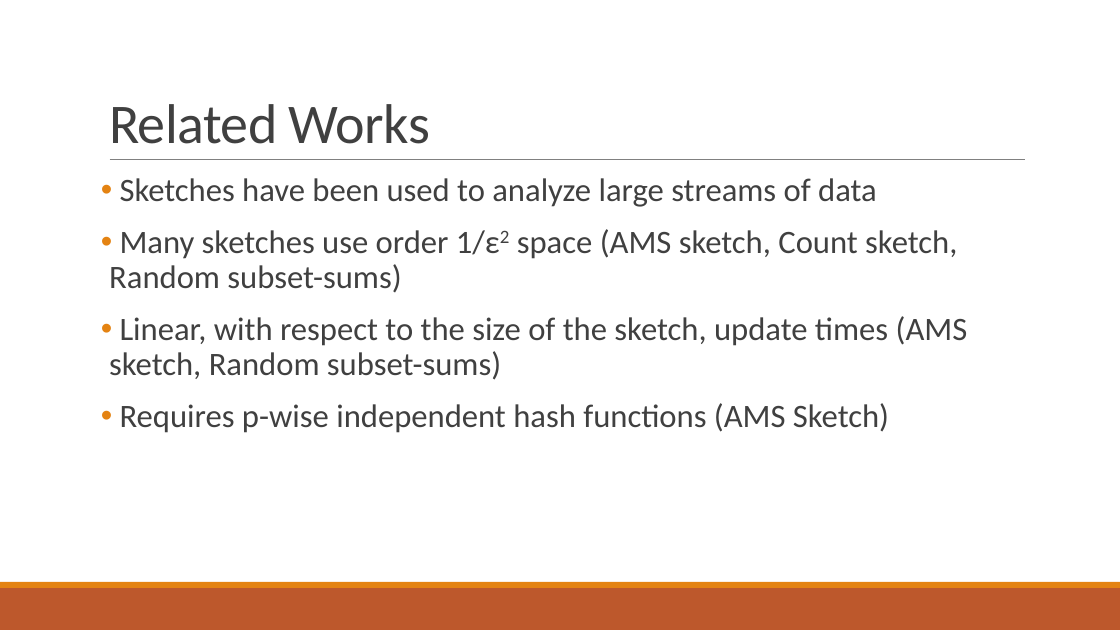
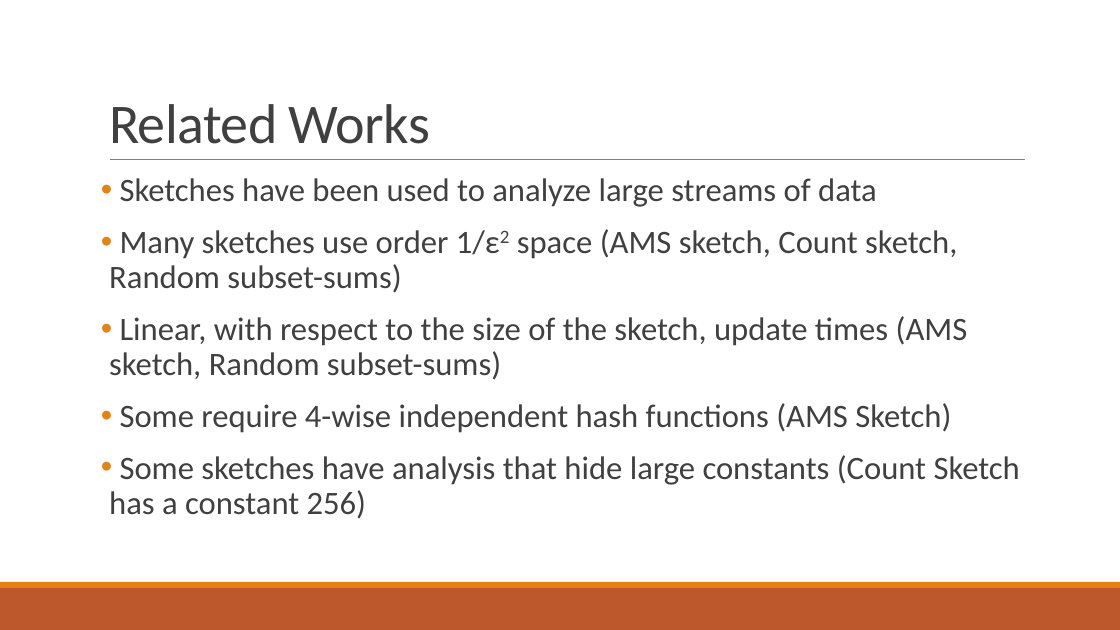
Before and after one commit to ewagner46/count_min_sketch_technical_summary, a slide deck: slide 5 of count_min_sketch_talk_EW.pptx. Drawn at 1120x630 pixels with LibreOffice and Linux fonts; fonts in the diff are those of the drawing. Boxes give left, top, right and bottom in pixels: in the first picture for what was removed or moved away, otherwise in the second. Text is boxed around its words. In the diff, an @@ line names an element or a change of style, - is before the commit and + after.

```diff
--- a/count_min_sketch_talk_EW.pptx
+++ b/count_min_sketch_talk_EW.pptx
@@ text at box(109, 403, 1020, 518): text changed @@
-• Requires p-wise independent hash functions (AMS Sketch)
+• Some require 4-wise independent hash functions (AMS Sketch)
+• Some sketches have analysis that hide large constants (Count Sketch has a constant 256)
```
Also in this commit, not shown: 7 other slides changed, 2 slides added, 1 slide removed, 2 other files.
